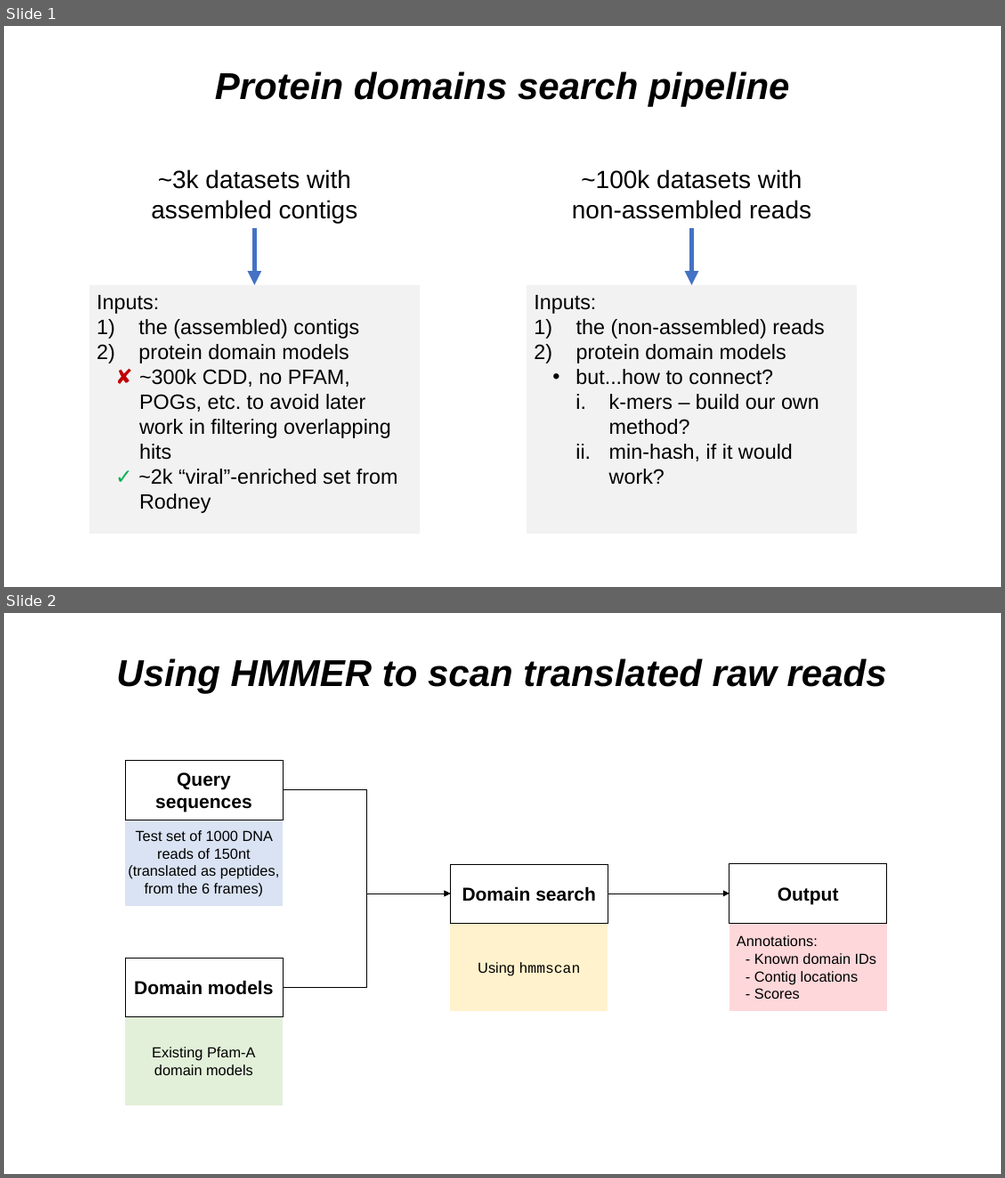
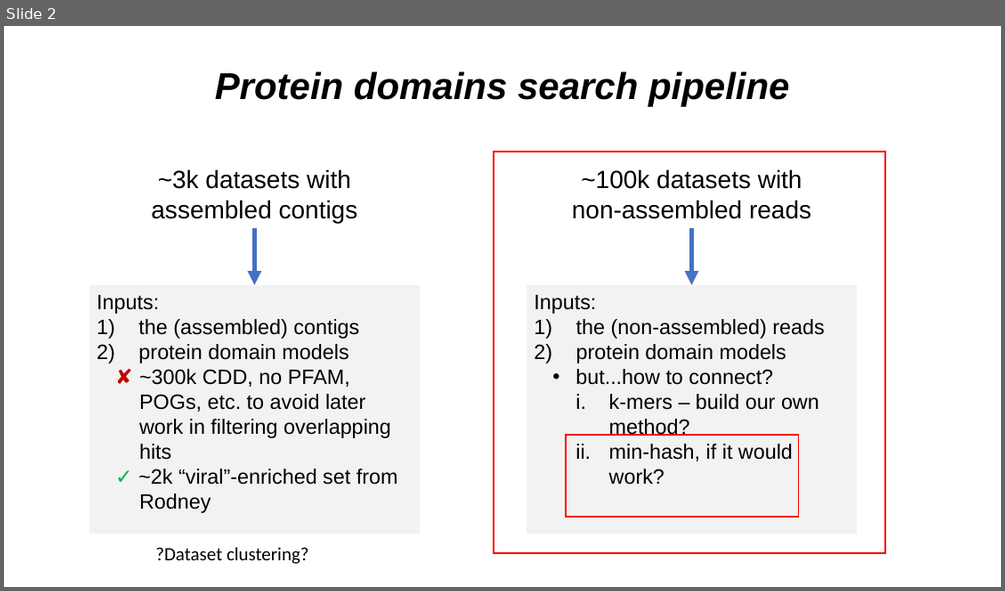
Before and after one commit to NCBI-Codeathons/Domain_HMM_Boundaries, a slide deck: tuesday progress presentation2.pptx. Shown one above the other, each under a label of ours: slides 1 and 2 before the commit, slide 2 after it. The pictures are 1005x1178 and 1005x591 pixels, drawn with LibreOffice and Linux fonts; fonts in the diff are those of the drawing. Boxes give left, top, right and bottom in pixels: in the first picture for what was removed or moved away, otherwise in the second. Text is boxed around its words. In the diff, an @@ line names an element or a change of style, - is before the commit and + after.

```diff
--- a/tuesday progress presentation2.pptx
+++ b/tuesday progress presentation2.pptx
@@ slide 2 removed at (4, 613, 1001, 1174), background #FFFFFF @@
@@ text removed at (116, 658, 887, 693) @@
-Using HMMER to scan translated raw reads
@@ rectangle removed at (125, 761, 283, 819) @@
-Query
-sequences
@@ elbow arrow removed from (283, 790) to (451, 893) @@
@@ rectangle removed at (125, 818, 283, 906) @@
-Test set of 1000 DNA reads of 150nt (translated as peptides, from the 6 frames)
@@ rectangle removed at (451, 863, 608, 923) @@
-Domain search
@@ rectangle removed at (729, 863, 887, 923) @@
-Output
@@ elbow arrow removed from (283, 987) to (451, 893) @@
@@ elbow arrow removed from (608, 893) to (729, 893) @@
@@ rectangle removed at (451, 924, 608, 1012) @@
-Using hmmscan
@@ rectangle removed at (729, 923, 887, 1011) @@
-  Annotations:
-  - Known domain IDs
-  - Contig locations
-  - Scores
@@ rectangle removed at (125, 957, 283, 1017) @@
-Domain models
@@ rectangle removed at (125, 1017, 283, 1105) @@
-  Existing Pfam-A
-  domain models
@@ what was slide 1 is now slide 2 @@
@@ slide 2 changed as well @@
@@ rectangle added at (494, 151, 886, 553), outline #FF0000 1 pt @@
@@ rectangle added at (566, 435, 799, 516), outline #FF0000 1 pt @@
@@ text added at (155, 547, 309, 564), 18 pt, text #000000 @@
+?Dataset clustering?
```
Also in this commit, not shown: 2 slides added.
